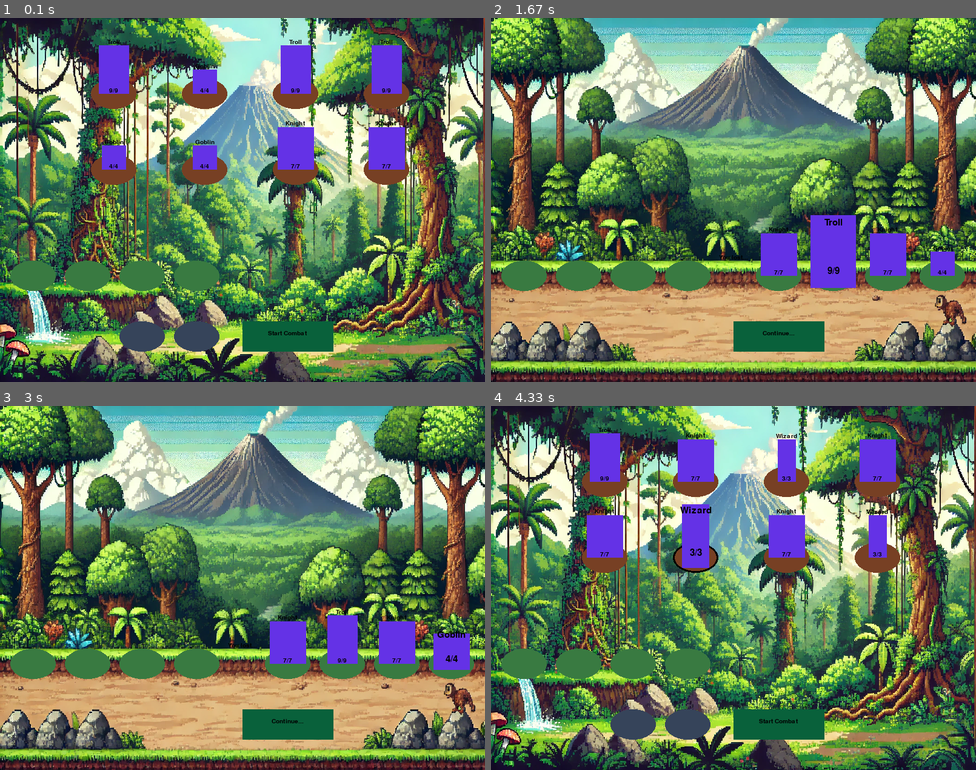
Above: before the commit, frames 1-4 (two rows, left to right).
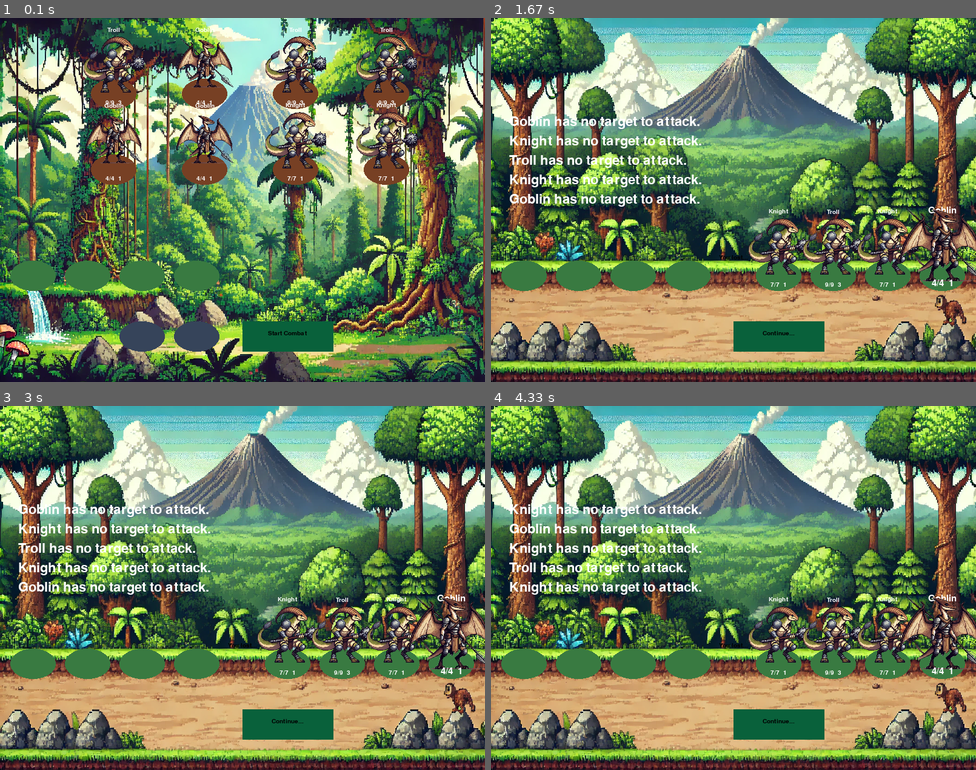
Above: after the commit, the same moments.

Repository: ENorell/RogueTroupe
Game: pygame game, started from main.py
Same seed, same stepped clock (60 frames per second), same inputs: the game is played once before the commit and once after it.
Inputs (mouse positions are in pixels of both pictures, inside the frame that each line leads up to):
- Up to frame 1 (0.1 s): no input
- Up to frame 2 (1.67 s): click "Start Combat" at 0.38 s; click "Continue..." at 0.72 s; press the mouse at (777, 338) at 1.03 s; move the mouse to (723, 229) at 1.13 s; release the mouse at (665, 123) at 1.27 s
- Up to frame 3 (3 s): click "Continue..." at 2.38 s; press the mouse at (286, 726) at 2.7 s; move the mouse to (232, 628) at 2.8 s; release the mouse at (179, 529) at 2.93 s
- Up to frame 4 (4.33 s): click "Continue..." at 3.55 s; click (694, 566) at 3.88 s

The runs differ from the first frame. In frame 1, 9.0% of the frame differs, in the area x 17-86%, y 2-45%; in frame 2, 8.5%; in frame 3, 7.8%; in frame 4, 92%, in the area x 0-100%, y 0-100%.

Commit message:
Added character sprites and some of the combat changes

Diff:
--- a/character.py
+++ b/character.py
@@ -1,21 +1,25 @@
 from typing import Optional, Final
-from settings import Vector, Color
-from pygame import Surface, Rect, draw
-from interactable import draw_text
-
-CHARACTER_COLOR: Final[Color] = (100, 50 ,230)
+from settings import Vector, Color, WHITE_COLOR, BLACK_COLOR, RED_COLOR, GREEN_COLOR, DEFAULT_TEXT_SIZE
+from pygame import Surface, Rect, draw, font, transform, image
+import pygame
 
 
 class Character:
     name: str = "Character"
-    width_pixels: int = 50
-    height_pixels: int = 80
+    width_pixels: int = 100
+    height_pixels: int = 100
     max_health: int = 5
     damage: int = 2
+    range: int = 1
     target: set[int] = {1}
-
-    def __init__(self) -> None:
+    ability_name: Optional[str] = None
+    trigger: Optional[str] = None  # combat_start, attack, attacked, damaged, death, persistent
+
+    def __init__(self, is_enemy: bool = False) -> None:
         self.health = self.max_health
+        self.is_attacking = False
+        self.is_defending = False
+        self.is_enemy = is_enemy
 
     def damage_health(self, damage: int) -> None:
         self.health = max(self.health - damage, 0)
@@ -23,55 +27,221 @@
     def is_dead(self) -> bool:
         return self.health == 0
 
-    def revive(self) -> None:
-        self.health = self.max_health
-
-
 class KnightCharacter(Character):
     name: str = "Knight"
-    width_pixels: int = 60
-    height_pixels: int = 70
     max_health: int = 7
     damage: int = 1
+    range: int = 1  # Melee range
+    ability_name: Optional[str] = "shield"
+    trigger: Optional[str] = "damaged"
+    image_path: str = "assets/characters/crest-transformed.webp"
 
 
 class WizardCharacter(Character):
     name: str = "Wizard"
-    width_pixels: int = 30
-    height_pixels: int = 70
     max_health: int = 3
     damage: int = 3
+    range: int = 3  # Ranged attack
+    ability_name: Optional[str] = "blast"
+    trigger: Optional[str] = "attack"
+    image_path: str = "assets/characters/velo-transformed.webp"
 
 
 class GoblinCharacter(Character):
     name: str = "Goblin"
-    width_pixels: int = 40
-    height_pixels: int = 40
-    max_health: int = 4
-    damage: int = 1
+    max_health: int = 4
+    damage: int = 1
+    range: int = 1  # Melee range
+    image_path: str = "assets/characters/ptero-transformed.webp"
 
 
 class TrollCharacter(Character):
     name: str = "Troll"
-    width_pixels: int = 50
-    height_pixels: int = 80
     max_health: int = 9
     damage: int = 3
-
-
+    range: int = 1  # Melee range
+    image_path: str = "assets/characters/crest-transformed.webp"
+
+
+# New Characters
+class Archeryptrx(Character):
+    #A simple archer with upfront damage and range
+    name: str = "Archeryptrx"
+    max_health: int = 3
+    damage: int = 1
+    range: int = 2
+    ability_name: Optional[str] = "Volley"
+    ability_description: Optional[str] = "Combat start: 1 damage to 2 random enemies"
+    trigger: Optional[str] = "combat_start"
+    image_path: str = "assets/characters/archer-transformed.webp"
+
+
+class Stabiraptor(Character):
+    #An assassin focussed on eliminating dangerous enemies
+    name: str = "Stabiraptor"
+    max_health: int = 3
+    damage: int = 2
+    range: int = 1
+    ability_name: Optional[str] = "Assassinate"
+    ability_description: Optional[str] = "Combat start: 3 damage to highest attack enemy"
+    trigger: Optional[str] = "combat_start"
+    image_path: str = "assets/characters/assassinraptor-transformed.webp"
+
+
+class Tankylosaurus(Character):
+    #A tanky blocking unit that can absorb powerful attacks
+    name: str = "Ankylo"
+    max_health: int = 7
+    damage: int = 1
+    range: int = 1
+    ability_name: Optional[str] = "Solid"
+    ability_description: Optional[str] = "Defending: Max 2 damage taken"
+    trigger: Optional[str] = "defend"
+    image_path: str = "assets/characters/club-transformed.webp"
+
+
+class Macedon(Character):
+    #a balanced fighter, can render enemies unable to attack
+    name: str = "Macedon"
+    max_health: int = 4
+    damage: int = 2
+    range: int = 1
+    ability_name: Optional[str] = "Crippling blow"
+    ability_description: Optional[str] = "Attacking: reduce target attack by 1"
+    trigger: Optional[str] = "attack"
+    image_path: str = "assets/characters/crest-transformed.webp"
+
+
+class Healamimus(Character):
+    #A healer, helps sustain allies
+    name: str = "Healamimus"
+    max_health: int = 4
+    damage: int = 1
+    range: int = 2
+    ability_name: Optional[str] = "Heal"
+    ability_description: Optional[str] = "Attacking: heal lowest health ally by 1"
+    trigger: Optional[str] = "attack"
+    image_path: str = "assets/characters/healer-transformed.webp"
+
+
+class Dilophmageras(Character):
+    #A long range mage with a penetrating attack
+    name: str = "Dilophmageras"
+    max_health: int = 3
+    damage: int = 2
+    range: int = 3
+    ability_name: Optional[str] = "Blast"
+    ability_description: Optional[str] = "Attacking: enemy behind takes 1 damage"
+    trigger: Optional[str] = "attack"
+    image_path: str = "assets/characters/dilophmage-transformed.webp"
+
+
+class Tripiketops(Character):
+    #A tanky unit that deals damage when atttacked
+    name: str = "Tripiketops"
+    max_health: int = 6
+    damage: int = 1
+    range: int = 1
+    ability_name: Optional[str] = "Parry"
+    ability_description: Optional[str] = "Defending: attacker takes 1 damage"
+    trigger: Optional[str] = "defend"
+    image_path: str = "assets/characters/pikeman-transformed.webp"
+
+
+
+class Pterapike(Character):
+    #A versatile unit that targets the enemies back units
+    name: str = "Pterapike"
+    max_health: int = 4
+    damage: int = 1
+    range: int = 0
+    ability_name: Optional[str] = "Flying"
+    ability_description: Optional[str] = "Attacking: can always target last enemy"
+    trigger: Optional[str] = "attack"
+    image_path: str = "assets/characters/ptero-transformed.webp"
+
+class Spinoswordaus(Character):
+    #A powerful warrior that becomes lethal as the battle progresses
+    name: str = "Spinoswordaus"
+    max_health: int = 6
+    damage: int = 1
+    range: int = 1
+    ability_name: Optional[str] = "Rampage"
+    ability_description: Optional[str] = "Attacking: gain 1 attack"
+    trigger: Optional[str] = "attack"
+    image_path: str = "assets/characters/spino-transformed.webp"
+
+
+class Ateratops(Character):
+    #A mage that enhances allied health
+    name: str = "Ateratops"
+    max_health: int = 3
+    damage: int = 2
+    range: int = 1  # Melee range
+    ability_name: Optional[str] = "Fortify"
+    ability_description: Optional[str] = "Combat start: allies gain 1 health"
+    trigger: Optional[str] = "combat_start"
+    image_path: str = "assets/characters/summoner-transformed.webp"
+
+
+class Velocirougue(Character):
+    #a dual weilding rouge, high damage but hurts self on attack, relies on quick victory
+    name: str = "Velocirougue"
+    max_health: int = 5
+    damage: int = 3
+    range: int = 1
+    ability_name: Optional[str] = "Reckless"
+    ability_description: Optional[str] = "Attacking: lose 1 health"
+    trigger: Optional[str] = "attack"
+    image_path: str = "assets/characters/velo-transformed.webp"
+
+
+
+def draw_text(text_content: str, window: Surface, center_position: Vector, scale_ratio: float = 1) -> None:
+    font_size: int = round(DEFAULT_TEXT_SIZE * scale_ratio)
+    text_font = font.SysFont(name="comicsans", size=font_size)
+    text = text_font.render(text_content, 1, WHITE_COLOR)
+    (text_size_x, text_size_y) = text.get_size()
+    (center_x, center_y) = center_position
+    text_topleft_position = (center_x - text_size_x / 2, center_y - text_size_y)
+
+    window.blit(text, text_topleft_position)
 
 def draw_character(frame: Surface, mid_bottom: Vector, character: Character, color_override: Optional[Color] = None, scale_ratio: float = 1):
-    color = CHARACTER_COLOR if not color_override else color_override
 
     center_x, bottom_y = mid_bottom
-    top_left = ( center_x - character.width_pixels/2, bottom_y - character.height_pixels )
+    top_left = (center_x - character.width_pixels / 2, bottom_y - character.height_pixels)
     rect = Rect(top_left, (character.width_pixels, character.height_pixels))
 
     rect = rect.scale_by(scale_ratio, scale_ratio)
 
-    draw.rect(frame, color, rect)
-
     mid_top = (center_x, bottom_y - character.height_pixels)
 
+    # Draw character name
     draw_text(character.name, frame, mid_top, scale_ratio=scale_ratio)
-    draw_text(f"{character.health}/{character.max_health}", frame, mid_bottom, scale_ratio=scale_ratio)
+
+    if character.health == 0:
+        draw_text(f"DEAD", frame, mid_bottom, scale_ratio=scale_ratio)
+        # Draw character corpse image
+        CHARACTER_IMAGE = pygame.image.load("assets/corpse-transformed.webp")
+        if character.is_enemy:
+            CHARACTER_IMAGE = pygame.transform.flip(CHARACTER_IMAGE, True, False)
+        image_scaled = pygame.transform.scale(CHARACTER_IMAGE, (rect.width, rect.height))
+        frame.blit(image_scaled, rect.topleft)
+    else:
+        # Draw character image
+        CHARACTER_IMAGE = pygame.image.load(character.image_path)
+        if character.is_enemy:
+            CHARACTER_IMAGE = pygame.transform.flip(CHARACTER_IMAGE, True, False)
+        image_scaled = pygame.transform.scale(CHARACTER_IMAGE, (rect.width, rect.height))
+        frame.blit(image_scaled, rect.topleft)
+
+        # Draw defending indicator if character is defending
+        if character.is_defending:
+            red_circle_radius = rect.width // 2
+            red_circle_center = (rect.centerx, rect.centery)
+            pygame.draw.circle(frame, (255, 0, 0), red_circle_center, red_circle_radius, width=5)
+        # Draw health and damage text
+        # Draw health and damage text
+        health_damage_pos = (mid_bottom[0], mid_bottom[1] + 20)  # Adjust the value to control the vertical position
+        draw_text(f"{character.health}/{character.max_health}  {character.damage}", frame, health_damage_pos, scale_ratio=scale_ratio)
--- a/combat_state.py
+++ b/combat_state.py
@@ -6,100 +6,88 @@
 from interactable import Button, draw_button, draw_text
 from renderer import PygameRenderer
 from typing import Optional
-
-class BattlePhase: #not used now, but might be necessary later if there are several components to a turn
-
-    @property
-    def is_done(self) -> bool:
-        ...
-
+import pygame
 
 class Delay:
     def __init__(self, delay_time_s: float) -> None:
-        self.delay_time_s = delay_time_s
-        self.frame_counter: int = 0
+        self.delay_frames = int(delay_time_s * GAME_FPS)
+        self.frame_counter = 0
 
-    def tick(self):
+    def tick(self) -> None:
         self.frame_counter += 1
 
     @property
     def is_done(self) -> bool:
-        return self.frame_counter / GAME_FPS >= self.delay_time_s
+        return self.frame_counter >= self.delay_frames
 
 
 class BattleTurn:
-    def __init__(self, character: Character, ally_slots: list[CharacterSlot], enemy_slots: list[CharacterSlot]) -> None:
+    def __init__(self, character: Character, ally_slots: list[CharacterSlot], enemy_slots: list[CharacterSlot], battle_log: list[str]) -> None:
         self.character = character
-        self.is_done = False
-        self.delay = Delay(0.5)
         self.ally_slots = ally_slots
         self.enemy_slots = enemy_slots
+        self.battle_log = battle_log
+        self.delay = Delay(0.5)
+        self.is_done = False
+        self.target_character: Optional[Character] = None
 
     def determine_target(self) -> None:
-        relative_enemies: list[CharacterSlot] = self.ally_slots if self.character in [slot.content for slot in self.enemy_slots] else self.enemy_slots
-        living_enemies = [slot.content for slot in relative_enemies if slot.content and not slot.content.is_dead()]
-        self.target_character: Optional[Character] = living_enemies[0] if living_enemies else None
+        defenders = self.enemy_slots if self.character in [slot.content for slot in self.ally_slots] else self.ally_slots
+        for i in range(len(defenders) - 1, -1, -1):
+            defender_slot = defenders[i]
+            if defender_slot.content and not defender_slot.content.is_dead() and self.character.range >= i + 1:
+                self.target_character = defender_slot.content
+                self.target_character.is_defending = True
+                return
+        self.target_character = None
 
     def start_turn(self) -> None:
         if self.character.is_dead():
             self.is_done = True
             return
-        #Start of turn effects
         self.determine_target()
 
     def loop(self) -> None:
-        if not self.delay.is_done:
+        if not self.target_character or self.delay.is_done:
+            if self.target_character:
+                self.target_character.damage_health(self.character.damage)
+                self.battle_log.append(f"{self.character.name} attacks {self.target_character.name} for {self.character.damage} damage!")
+                self.target_character.is_defending = False
+            else:
+                self.battle_log.append(f"{self.character.name} has no target to attack.")
+            self.is_done = True
+        else:
             self.delay.tick()
-            return
-
-        if self.target_character:
-            self.target_character.damage_health(self.character.damage)
-        self.is_done = True
 
 
 class BattleRound:
-    def __init__(self, ally_slots: list[CharacterSlot], enemy_slots: list[CharacterSlot] ) -> None:
-        self.ally_slots = ally_slots
-        self.enemy_slots = enemy_slots
-        self.turn_order = self.get_turn_order()
+    def __init__(self, ally_slots: list[CharacterSlot], enemy_slots: list[CharacterSlot], battle_log: list[str]) -> None:
+        self.turn_order = [BattleTurn(slot.content, ally_slots, enemy_slots, battle_log) for slot in ally_slots + enemy_slots if slot.content and not slot.content.is_dead()]
+        self.current_turn: Optional[BattleTurn] = None
         self.is_done = False
 
-
-    def get_turn_order(self) -> list[BattleTurn]:
-        living_characters = [slot.content for slot in self.ally_slots + self.enemy_slots if slot.content and not slot.content.is_dead()]
-        return [BattleTurn(character, self.ally_slots, self.enemy_slots) for character in living_characters]
-
     def start_round(self) -> None:
-        self.current_turn: BattleTurn = self.turn_order[0]
-        self.current_turn.start_turn()
-
-    def next_round(self) -> None:
-        self.turn_order.remove(self.current_turn)
-        if not self.turn_order:
+        if self.turn_order:
+            self.current_turn = self.turn_order.pop(0)
+            self.current_turn.start_turn()
+        else:
             self.is_done = True
-            return
-
-        self.current_turn = self.turn_order[0]
-        self.current_turn.start_turn()
 
     def loop(self) -> None:
-        if self.current_turn.is_done:
-            self.next_round()
-            return
+        if self.current_turn and self.current_turn.is_done:
+            self.start_round()
+        elif self.current_turn:
+            self.current_turn.loop()
 
-        self.current_turn.loop()
-
-
-def is_everyone_dead(slots: list[CharacterSlot]):
-    characters_alive: list[Character] = [slot.content for slot in slots if slot.content and not slot.content.is_dead() ]
-    return not bool( characters_alive )
 
 def revive_ally_characters(slots: list[CharacterSlot]) -> None:
     for slot in slots:
-        if not slot.content:
-            return
+        if slot.content:
+            slot.content.revive()
 
-        slot.content.revive()
+
+def is_everyone_dead(slots: list[CharacterSlot]) -> bool:
+    return all(slot.content is None or slot.content.is_dead() for slot in slots)
 
 
 class CombatState(State):
@@ -107,13 +95,15 @@
         super().__init__()
         self.ally_slots = ally_slots
         self.enemy_slots = enemy_slots
-        self.continue_button = Button((400,500), "Continue...")
+        self.continue_button = Button((400, 500), "Continue...")
+        self.battle_log: list[str] = []
+        self.current_round: Optional[BattleRound] = None
 
     def start_state(self) -> None:
         self.start_new_round()
 
     def start_new_round(self) -> None:
-        self.current_round = BattleRound(self.ally_slots, self.enemy_slots)
+        self.current_round = BattleRound(self.ally_slots, self.enemy_slots, self.battle_log)
         self.current_round.start_round()
 
     def is_combat_concluded(self) -> bool:
@@ -124,30 +114,30 @@
 
         if not self.current_round.is_done:
             self.current_round.loop()
-            return
-
-        if self.is_combat_concluded():
-            if self.continue_button.is_hovered and user_input.is_mouse1_up:
-                revive_ally_characters(self.ally_slots)
-                self.next_state = StateChoice.SHOP
-        else:
+        elif self.is_combat_concluded() and self.continue_button.is_hovered and user_input.is_mouse1_up:
+            revive_ally_characters(self.ally_slots)
+            self.next_state = StateChoice.SHOP
+        elif self.current_round.is_done:
             self.start_new_round()
 
 
 class CombatRenderer(PygameRenderer):
-    def draw_frame(self, combat_state: CombatState):
+    def draw_frame(self, combat_state: CombatState) -> None:
         if combat_state.is_combat_concluded():
-            draw_button(self.frame, combat_state.continue_button )
-            conclusion_text = "You lost..." if is_everyone_dead(combat_state.ally_slots) else "You won!"
-            draw_text(conclusion_text, self.frame, (400,400))
+            draw_button(self.frame, combat_state.continue_button)
+            result_text = "You lost..." if is_everyone_dead(combat_state.ally_slots) else "You won!"
+            draw_text(result_text, self.frame, (400, 400))
 
         for slot in combat_state.ally_slots + combat_state.enemy_slots:
             draw_slot(self.frame, slot)
+            if slot.content:
+                is_acting = (combat_state.current_round and combat_state.current_round.current_turn and
+                             combat_state.current_round.current_turn.character == slot.content and
+                             not slot.content.is_dead())
+                draw_character(self.frame, slot.center_coordinate, slot.content, scale_ratio=1.5 if slot.is_hovered or is_acting else 1)
 
-            if not slot.content: continue
-
-            is_acting = combat_state.current_round.current_turn.character == slot.content and not combat_state.current_round.current_turn.character.is_dead()
-
-            scale_ratio = 1.5 if slot.is_hovered or is_acting else 1
-
-            draw_character(self.frame, slot.center_coordinate, slot.content, scale_ratio = scale_ratio)
+        if combat_state.battle_log:
+            font = pygame.font.SysFont(None, 32)
+            for i, log_entry in enumerate(combat_state.battle_log[-5:]):
+                text_surface = font.render(log_entry, True, (255, 255, 255))
+                self.frame.blit(text_surface, (30, 160 + i * 32))
